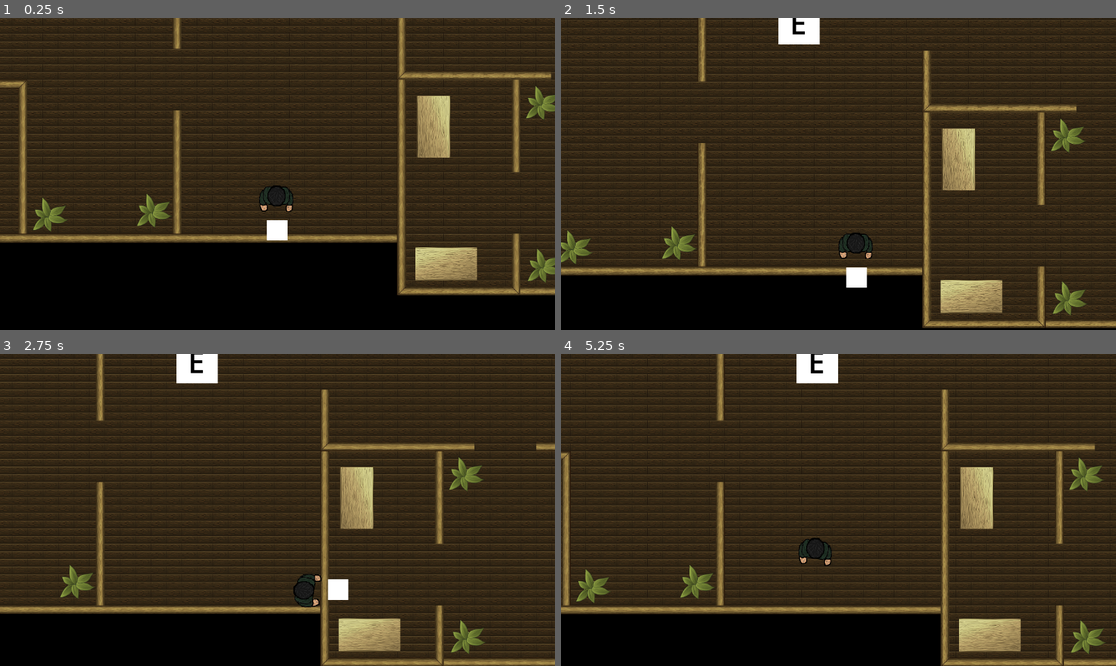
Above: before the commit, frames 1-4 (two rows, left to right).
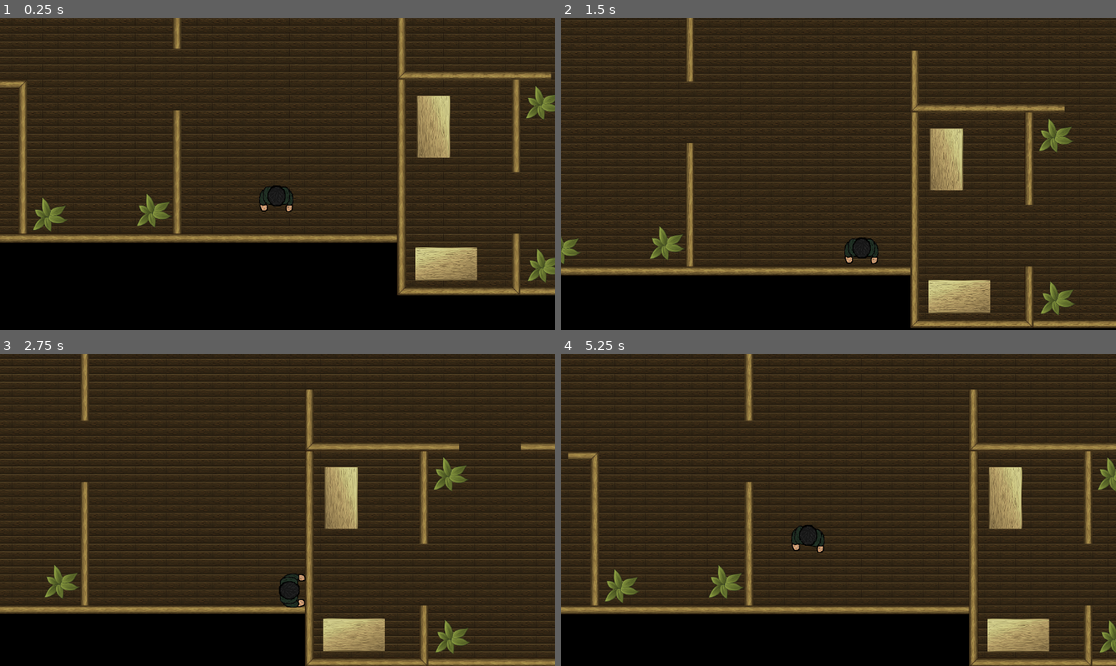
Above: after the commit, the same moments.

Repository: userbooi/EscapeRoomGameDev
Game: Godot game, scene res://Scene/main.tscn
The game is run twice, just before and just after one commit, with the same random seed, the same clock (stepped at 60 frames per second) and the same inputs.
Inputs:
- Up to frame 1 (0.25 s): no input
- Up to frame 2 (1.5 s): hold Right (right) 0.53-1.28 s; tap E (interact) at 0.6, 1.35 s; hold Down (down) from 1.28 s (still down)
- Up to frame 3 (2.75 s): release Down (down) at 2.03 s; hold Right (right) from 2.03 s (still down); tap E (interact) at 2.1 s
- Up to frame 4 (5.25 s): release Right (right) at 2.78 s; hold Up (up) 2.78-3.53 s; tap E (interact) every 0.75 s from 2.85 to 5.1 s; hold Left (left) 3.53-5.03 s; hold Down (down) from 5.03 s (still down)

The runs differ from the first frame. In frame 1, 0.2% of the frame differs, in the area x 48-52%, y 64-72%; in frame 2, 12%; in frame 3, 10%; in frame 4, 13%, in the area x 0-100%, y 0-100%.
Error before the commit: Invalid assignment of property or key 'visible' with value of type 'bool' on a base object of type 'null instance'. (res://Scene/player.gd:9)

Commit message:
last meeting stuff

Diff:
--- /dev/null
+++ b/Scene/control.gd
@@ -0,0 +1,7 @@
+extends Control
+
+func _ready() -> void:
+	visible=false
+
+func _process(delta: float) -> void:
+	position = get_parent().get_node("Player").position
--- /dev/null
+++ b/Scene/main.gd
@@ -0,0 +1,18 @@
+extends Node2D
+
+func _ready() -> void:
+	pass
+
+func _process(delta: float) -> void:
+	check_interact()
+
+func check_interact():
+	if len($Player/interactArea.get_overlapping_bodies()) > 2:
+		$Control.visible=true
+	elif len($Player/interactArea.get_overlapping_bodies()) == 2:
+		if $Player/interactArea.get_overlapping_bodies()[1].name == "Wall":
+			$Control.visible=false
+		else:
+			$Control.visible=true
+	else:
+		$Control.visible=false
--- a/Scene/main.tscn
+++ b/Scene/main.tscn
@@ -1,13 +1,16 @@
-[gd_scene load_steps=7 format=3 uid="uid://c7qvvgx2lk3w4"]
+[gd_scene load_steps=9 format=3 uid="uid://c7qvvgx2lk3w4"]
 
 [ext_resource type="PackedScene" uid="uid://dcpi0eoxqxge0" path="res://Scene/map.tscn" id="1_15bek"]
+[ext_resource type="Script" path="res://Scene/main.gd" id="1_qrutc"]
 [ext_resource type="PackedScene" uid="uid://c2xq836h1ib3e" path="res://Scene/player.tscn" id="1_xgf5u"]
 [ext_resource type="PackedScene" uid="uid://cop56pr7shfie" path="res://Scene/six_seven.tscn" id="3_dmpai"]
 [ext_resource type="PackedScene" uid="uid://v33uc4k4igl5" path="res://Scene/bed.tscn" id="4_ynsm4"]
 [ext_resource type="PackedScene" uid="uid://c1rcbmafc2np2" path="res://Scene/plant.tscn" id="5_bk34m"]
 [ext_resource type="PackedScene" uid="uid://ctg15lpmlld2m" path="res://Scene/table.tscn" id="6_bb475"]
+[ext_resource type="Script" path="res://Scene/control.gd" id="7_x64cx"]
 
 [node name="Main" type="Node2D"]
+script = ExtResource("1_qrutc")
 
 [node name="ColorRect" type="ColorRect" parent="."]
 offset_left = -2302.0
@@ -79,14 +82,27 @@
 [node name="plant7" parent="interactables" instance=ExtResource("5_bk34m")]
 position = Vector2(991, 1273)
 
-[node name="ColorRect2" type="ColorRect" parent="."]
+[node name="Control" type="Control" parent="."]
+layout_mode = 3
+anchors_preset = 0
+offset_left = 8.0
+offset_top = 1126.0
+offset_right = 48.0
+offset_bottom = 1166.0
+scale = Vector2(0.5, 0.5)
+script = ExtResource("7_x64cx")
+metadata/_edit_group_ = true
+
+[node name="ColorRect2" type="ColorRect" parent="Control"]
+layout_mode = 0
 offset_left = -86.0
 offset_top = 190.0
 offset_right = 86.0
 offset_bottom = 358.0
 
-[node name="prompt" type="Label" parent="."]
+[node name="prompt" type="Label" parent="Control"]
 modulate = Color(0, 0, 0, 1)
+layout_mode = 0
 offset_left = -38.0
 offset_top = 182.0
 offset_right = 40.0
--- a/Scene/player.gd
+++ b/Scene/player.gd
@@ -1,14 +1,17 @@
 extends CharacterBody2D
 
 
-const SPEED = 300.0
+const SPEED = 400.0
 const JUMP_VELOCITY = -400.0
 
 func _ready() -> void:
-	$ColorRect.visible = false
-	$prompt.visible = false
+	pass
 
 func _process(delta: float) -> void:
+
+	if Input.is_action_just_pressed("interact"):
+		interact()
+
 	if velocity == Vector2.ZERO:
 		$AnimatedSprite2D.stop()
 	else:
@@ -34,9 +37,6 @@
 			else:
 				rotation = 3*PI/4
 
-
-
-
 func _physics_process(delta: float) -> void:
 	# Get the input direction and handle the movement/deceleration.
 	# As good practice, you should replace UI actions with custom gameplay actions.
@@ -56,12 +56,8 @@
 	velocity = velocity.normalized() * SPEED
 	move_and_slide()
 
-func _on_interact_area_body_entered(body: Node2D) -> void:
-	#print(body.get_parent().name)
-	$ColorRect.visible = true
-	$prompt.visible = true
-
-func _on_interact_area_body_exited(body: Node2D) -> void:
-	#print(len($interactArea.get_overlapping_bodies()))
-	$ColorRect.visible = false
-	$prompt.visible = false
+func interact():
+	for body in $interactArea.get_overlapping_bodies():
+		if body.name != "Player" and body.name != "Wall":
+			print(body.get_parent().name)
+			break
--- a/Scene/player.tscn
+++ b/Scene/player.tscn
@@ -89,12 +89,6 @@
 shape = SubResource("CircleShape2D_6v8ex")
 debug_color = Color(0.971531, 0, 0.447315, 0.42)
 
-[node name="ColorRect" type="ColorRect" parent="."]
-offset_left = -86.0
-offset_top = 190.0
-offset_right = 86.0
-offset_bottom = 358.0
-
 [connection signal="area_entered" from="interactArea" to="." method="_on_interact_area_area_entered"]
 [connection signal="body_entered" from="interactArea" to="." method="_on_interact_area_body_entered"]
 [connection signal="body_exited" from="interactArea" to="." method="_on_interact_area_body_exited"]
